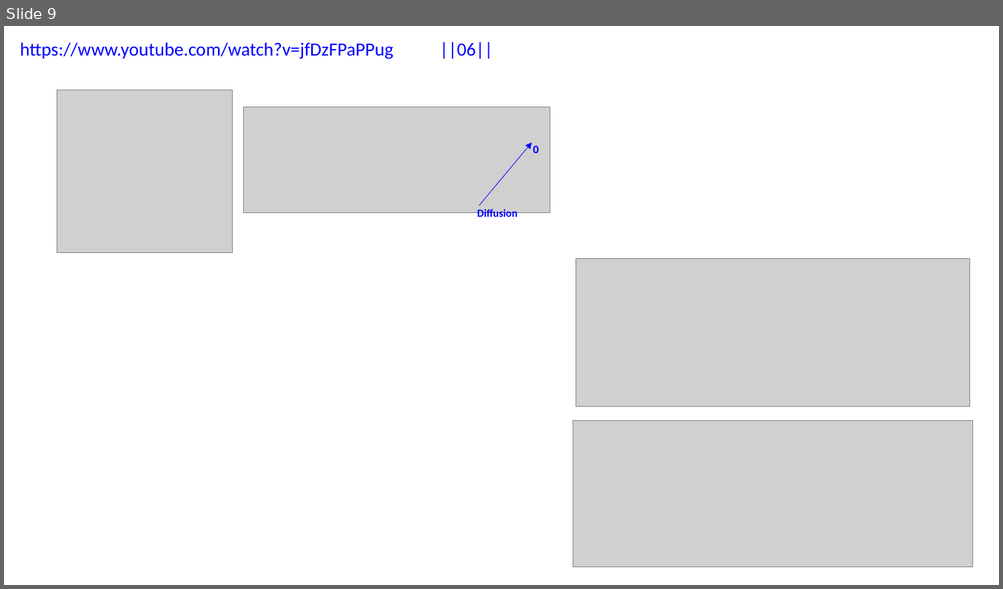
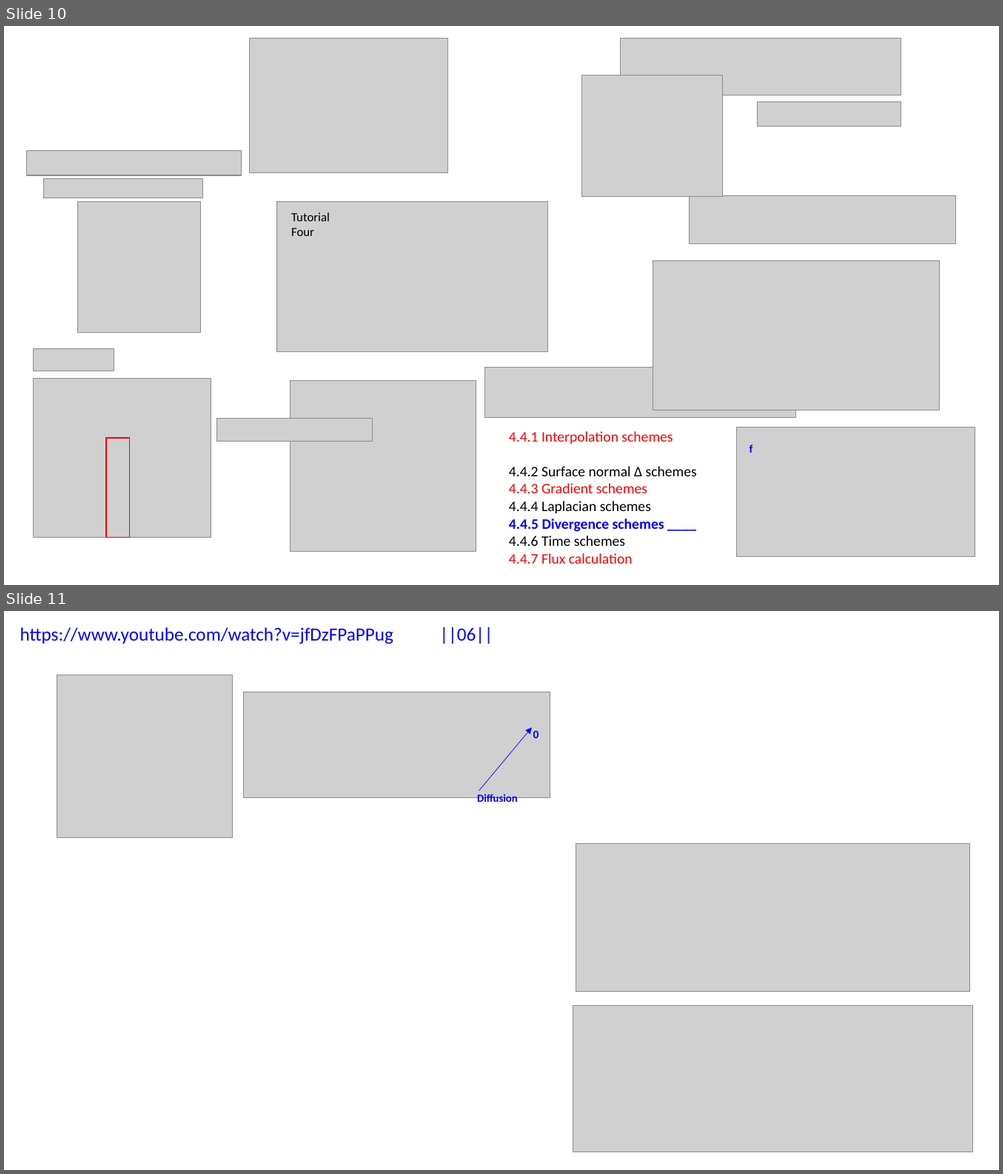
Before and after one commit to grossiRM/CFD_ON, a slide deck: 04_OpenFoam/openFoam_beta.pptx. Shown one above the other, each under a label of ours: slide 9 before the commit, slides 10 and 11 after it. The pictures are 1003x589 and 1003x1174 pixels, drawn with LibreOffice and Linux fonts; fonts in the diff are those of the drawing; grey boxes stand for pictures. Boxes give left, top, right and bottom in pixels: in the first picture for what was removed or moved away, otherwise in the second. Text is boxed around its words. In the diff, an @@ line names an element or a change of style, - is before the commit and + after.

```diff
--- a/04_OpenFoam/openFoam_beta.pptx
+++ b/04_OpenFoam/openFoam_beta.pptx
@@ slide 10 added at (x1=4, y1=26, x2=999, y2=585), background #FFFFFF @@
@@ picture added at (x1=249, y1=38, x2=448, y2=173) @@
@@ group added at (x1=581, y1=38, x2=956, y2=244): 4 pictures @@
@@ picture added at (x1=26, y1=150, x2=242, y2=175) @@
@@ picture added at (x1=43, y1=179, x2=202, y2=198) @@
@@ picture added at (x1=78, y1=201, x2=201, y2=332) @@
@@ picture added at (x1=277, y1=202, x2=548, y2=352) @@
@@ text added at (x1=291, y1=212, x2=330, y2=236), 12 pt, text #000000 @@
+Tutorial
+Four
@@ picture added at (x1=652, y1=261, x2=939, y2=410) @@
@@ picture added at (x1=33, y1=349, x2=114, y2=372) @@
@@ picture added at (x1=33, y1=379, x2=210, y2=538) @@
@@ picture added at (x1=290, y1=380, x2=475, y2=551) @@
@@ picture added at (x1=485, y1=368, x2=797, y2=417) @@
@@ picture added at (x1=217, y1=419, x2=373, y2=442) @@
@@ rectangle added at (x1=106, y1=439, x2=129, y2=538), outline #FF0000 1 pt @@
@@ text added at (x1=509, y1=432, x2=697, y2=564), 14 pt, text #FF0000 @@
+4.4.1 Interpolation schemes
+4.4.2 Surface normal ∆ schemes
+4.4.3 Gradient schemes
+4.4.4 Laplacian schemes
+4.4.5 Divergence schemes ____
+4.4.6 Time schemes
+4.4.7 Flux calculation
@@ picture added at (x1=736, y1=427, x2=975, y2=557) @@
@@ text added at (x1=749, y1=445, x2=753, y2=453), 11 pt, text #0000FF, bold @@
+f
@@ what was slide 9 is now slide 11 @@
```
Also in this commit, not shown: 4 slides changed, 1 other slide added, 20 other files.
